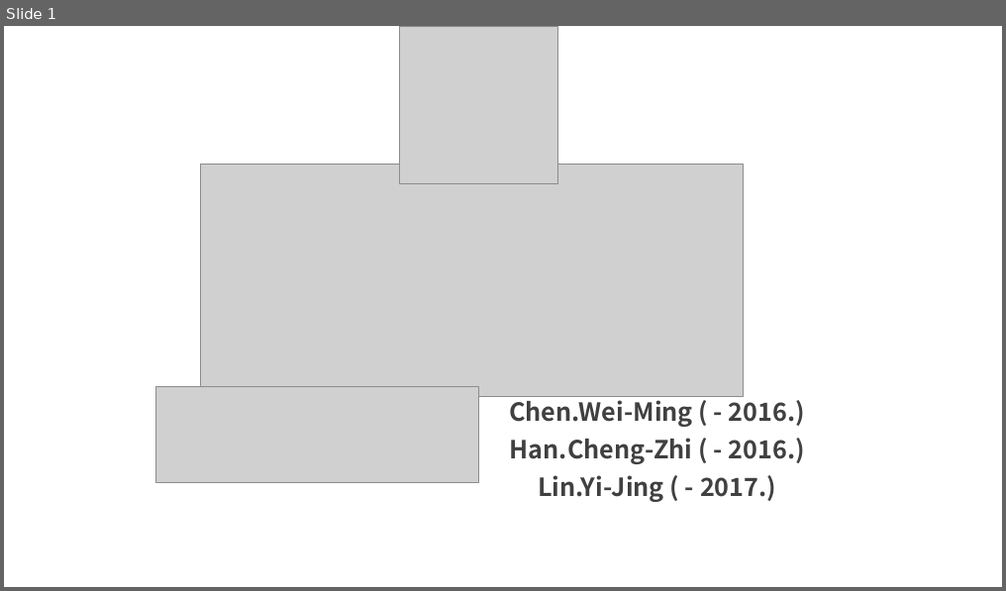
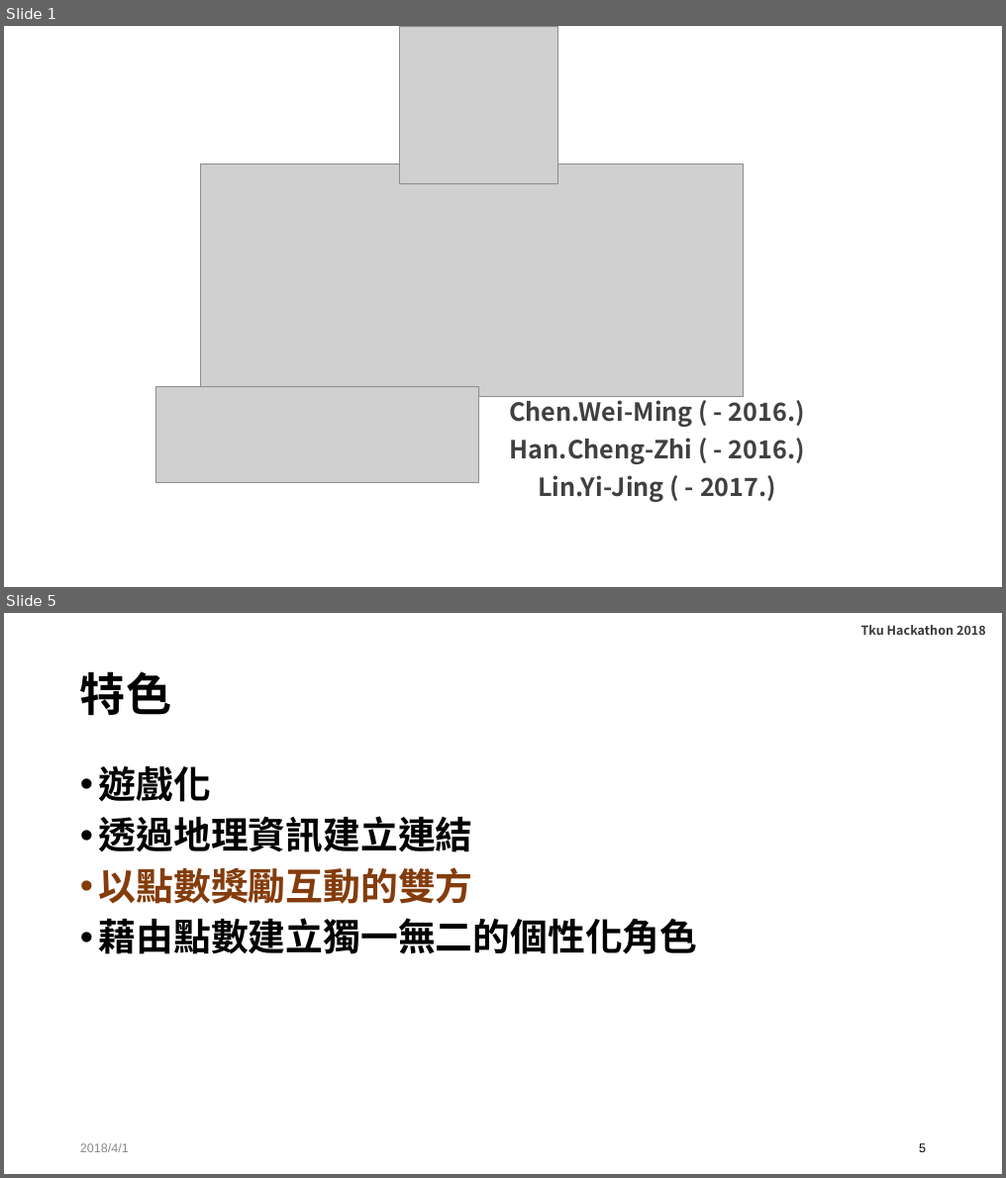
Before and after one commit to YiJingLin/TkuHackathon2018, a slide deck: doc/final.pptx. Shown one above the other, each under a label of ours: slide 1 before the commit, slides 1 and 5 after it; the slides between them are not shown. The pictures are 1006x591 and 1006x1178 pixels, drawn with LibreOffice and Linux fonts; fonts in the diff are those of the drawing; grey boxes stand for pictures; background and template pictures are left out. Boxes give left, top, right and bottom in pixels: in the first picture for what was removed or moved away, otherwise in the second. Text is boxed around its words. In the diff, an @@ line names an element or a change of style, - is before the commit and + after.

```diff
--- a/doc/final.pptx
+++ b/doc/final.pptx
@@ slide 5 added at [4,613,1002,1174], background picture (left out) @@
@@ text added at [861,625,986,635], 12 pt, text #3B3838, bold @@
+Tku Hackathon 2018
@@ title added at [80,671,171,715], 44 pt, text #000000, bold @@
+特色
@@ text added at [99,766,698,955], 36 pt, text #000000, bold @@
+• 遊戲化
+• 透過地理資訊建立連結
+• 以點數獎勵互動的雙方
+• 藉由點數建立獨一無二的個性化角色
@@ text added at [80,1144,129,1153], 12 pt, text #8C8C8C @@
+2018/4/1
@@ page number added at [919,1144,926,1153], 12 pt, text #000000 @@
+5
```
Also in this commit, not shown: 5 slides changed, 1 other slide added, 3 slides removed.
